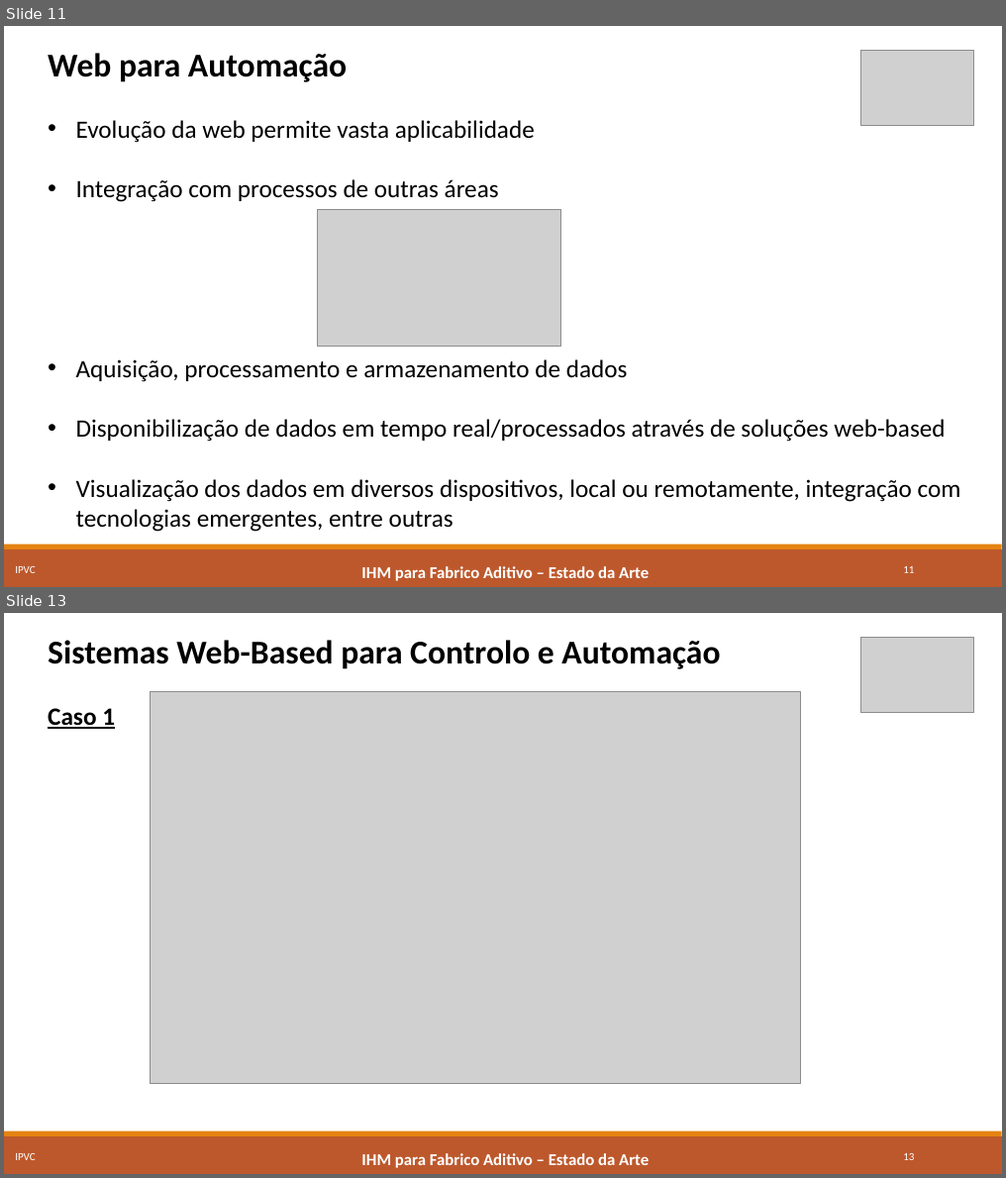
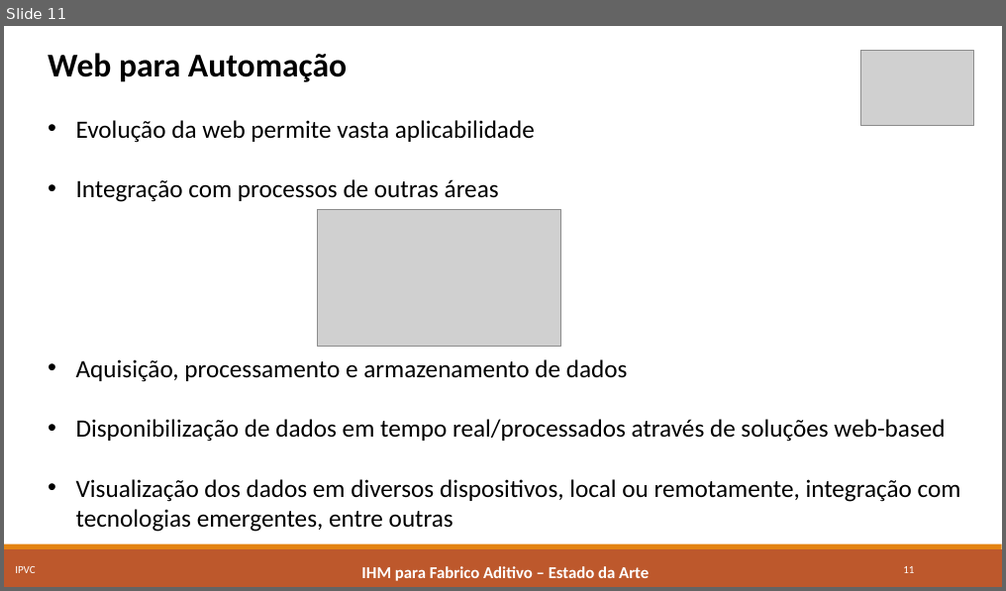
Before and after one commit to marcorlsrodrigues/projeto, a slide deck: Apresentacao_LPII_PE_MarcoRodrigues4652.pptx. Shown one above the other, each under a label of ours: slides 11 and 13 before the commit, slide 11 after it; the slides between them are not shown. The pictures are 1006x1178 and 1006x591 pixels, drawn with LibreOffice and Linux fonts; fonts in the diff are those of the drawing; grey boxes stand for pictures. Boxes give left, top, right and bottom in pixels: in the first picture for what was removed or moved away, otherwise in the second. Text is boxed around its words. In the diff, an @@ line names an element or a change of style, - is before the commit and + after.

```diff
--- a/Apresentacao_LPII_PE_MarcoRodrigues4652.pptx
+++ b/Apresentacao_LPII_PE_MarcoRodrigues4652.pptx
@@ slide 13 removed at (x1=4, y1=613, x2=1002, y2=1174), background #FFFFFF; not listed: 2 template elements that a slide beside it also shows @@
@@ text removed at (x1=48, y1=640, x2=720, y2=729) @@
-Sistemas Web-Based para Controlo e Automação
-Caso 1
@@ picture removed at (x1=861, y1=638, x2=973, y2=713) @@
@@ picture removed at (x1=150, y1=691, x2=800, y2=1084) @@
@@ text removed at (x1=15, y1=1154, x2=35, y2=1160) @@
-IPVC
@@ text removed at (x1=361, y1=1154, x2=648, y2=1168) @@
-IHM para Fabrico Aditivo – Estado da Arte
@@ page number removed at (x1=903, y1=1154, x2=914, y2=1160) @@
-13
```
Also in this commit, not shown: 8 slides changed, 3 other slides removed.
